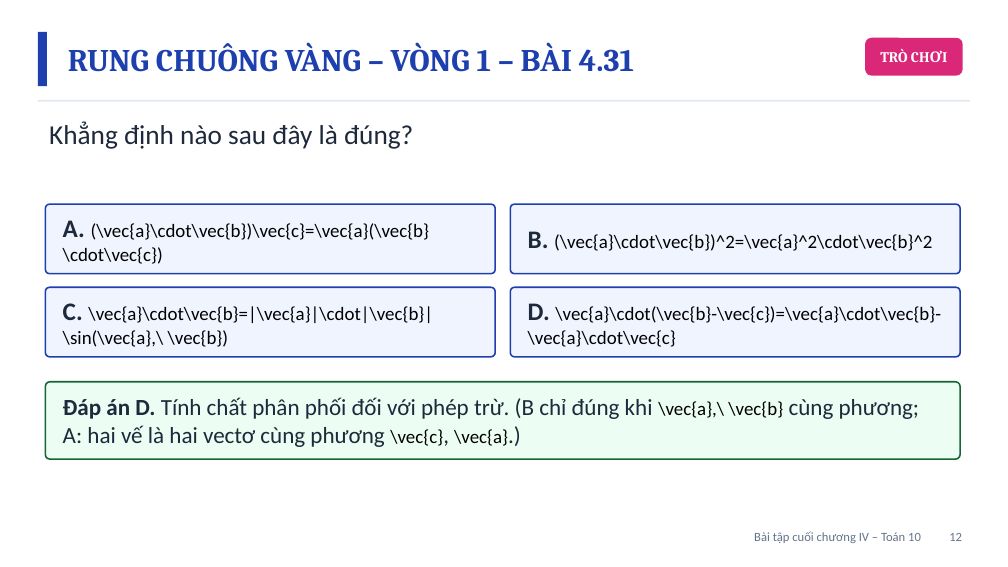
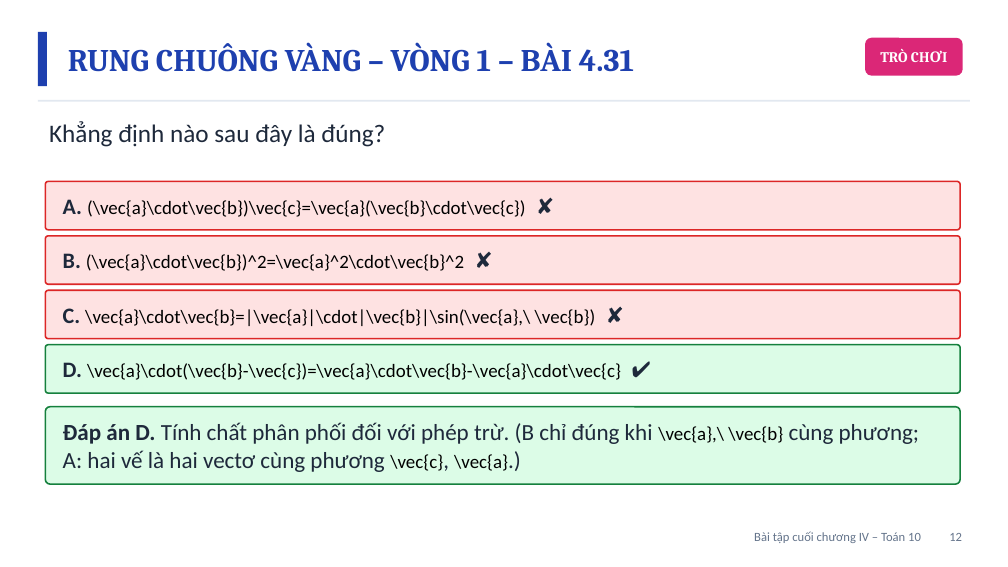
Before and after one commit to Trangtu66/Taode_thi_online, a slide deck: slide 12 of mon/toan/slide/lop10/BaiGiangDienTu_TOAN10_BaiTapCuoiChuong4_T38.pptx. Drawn at 1008x567 pixels with LibreOffice and Linux fonts; fonts in the diff are those of the drawing. Boxes give left, top, right and bottom in pixels: in the first picture for what was removed or moved away, otherwise in the second. Text is boxed around its words. In the diff, an @@ line names an element or a change of style, - is before the commit and + after.

```diff
--- a/mon/toan/slide/lop10/BaiGiangDienTu_TOAN10_BaiTapCuoiChuong4_T38.pptx
+++ b/mon/toan/slide/lop10/BaiGiangDienTu_TOAN10_BaiTapCuoiChuong4_T38.pptx
@@ text "Khẳng định nào sau đây ..." at <box>49,121,385,147</box>: size 26 to 24 pt @@
@@ rounded rectangle: place and size @@
-rounded rectangle at <box>510,204,960,274</box>
+rounded rectangle at <box>45,181,960,230</box>
@@ rounded rectangle at <box>45,181,960,230</box>: fill #EFF4FF to #FEE2E2; outline #1E40AF 1.5 pt to #DC2626 1.5 pt @@
@@ rounded rectangle removed at <box>45,204,495,274</box> @@
@@ text at <box>63,199,526,217</box>: text changed @@
-B. (\vec{a}\cdot\vec{b})^2=\vec{a}^2\cdot\vec{b}^2
+A. (\vec{a}\cdot\vec{b})\vec{c}=\vec{a}(\vec{b}\cdot\vec{c}) ✘
@@ rounded rectangle at <box>45,236,960,284</box>: fill #EFF4FF to #FEE2E2; outline #1E40AF 1.5 pt to #DC2626 1.5 pt @@
@@ rounded rectangle: place and size @@
-rounded rectangle at <box>510,287,960,357</box>
+rounded rectangle at <box>45,236,960,284</box>
@@ text at <box>63,253,464,271</box>: text changed @@
-D. \vec{a}\cdot(\vec{b}-\vec{c})=\vec{a}\cdot\vec{b}-\vec{a}\cdot\vec{c}
+B. (\vec{a}\cdot\vec{b})^2=\vec{a}^2\cdot\vec{b}^2 ✘
@@ rounded rectangle removed at <box>45,287,495,357</box> @@
@@ rounded rectangle added at <box>45,290,960,339</box>, fill #FEE2E2, outline #DC2626 1.5 pt @@
@@ text at <box>63,308,596,326</box>: text changed @@
-C. \vec{a}\cdot\vec{b}=|\vec{a}|\cdot|\vec{b}|\sin(\vec{a},\ \vec{b})
+C. \vec{a}\cdot\vec{b}=|\vec{a}|\cdot|\vec{b}|\sin(\vec{a},\ \vec{b}) ✘
@@ rounded rectangle added at <box>45,345,960,393</box>, fill #DCFCE7, outline #15803D 1.5 pt @@
@@ text at <box>63,362,621,380</box>: text changed @@
-A. (\vec{a}\cdot\vec{b})\vec{c}=\vec{a}(\vec{b}\cdot\vec{c})
+D. \vec{a}\cdot(\vec{b}-\vec{c})=\vec{a}\cdot\vec{b}-\vec{a}\cdot\vec{c} ✔
@@ rounded rectangle: place and size @@
-rounded rectangle at <box>45,382,960,459</box>
+rounded rectangle at <box>45,407,960,484</box>
@@ rounded rectangle at <box>45,407,960,484</box>: fill #ECFDF3 to #DCFCE7; outline #166534 1.5 pt to #15803D 1.5 pt @@
@@ text "Đáp án D. Tính chất ...": place and size @@
-text "Đáp án D. Tính chất ..." at <box>63,397,920,447</box>
+text "Đáp án D. Tính chất ..." at <box>63,422,920,472</box>
```
Also in this commit, not shown: 13 other slides changed, 37 other files.
